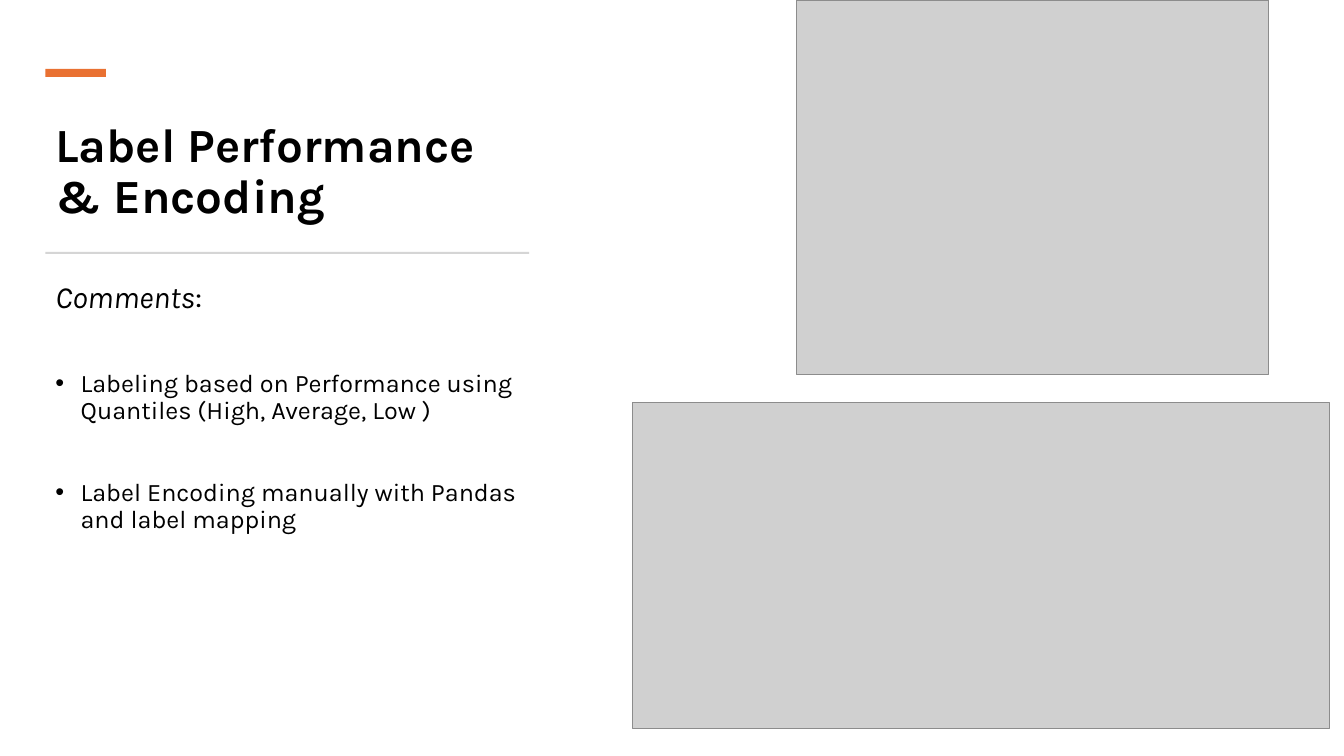
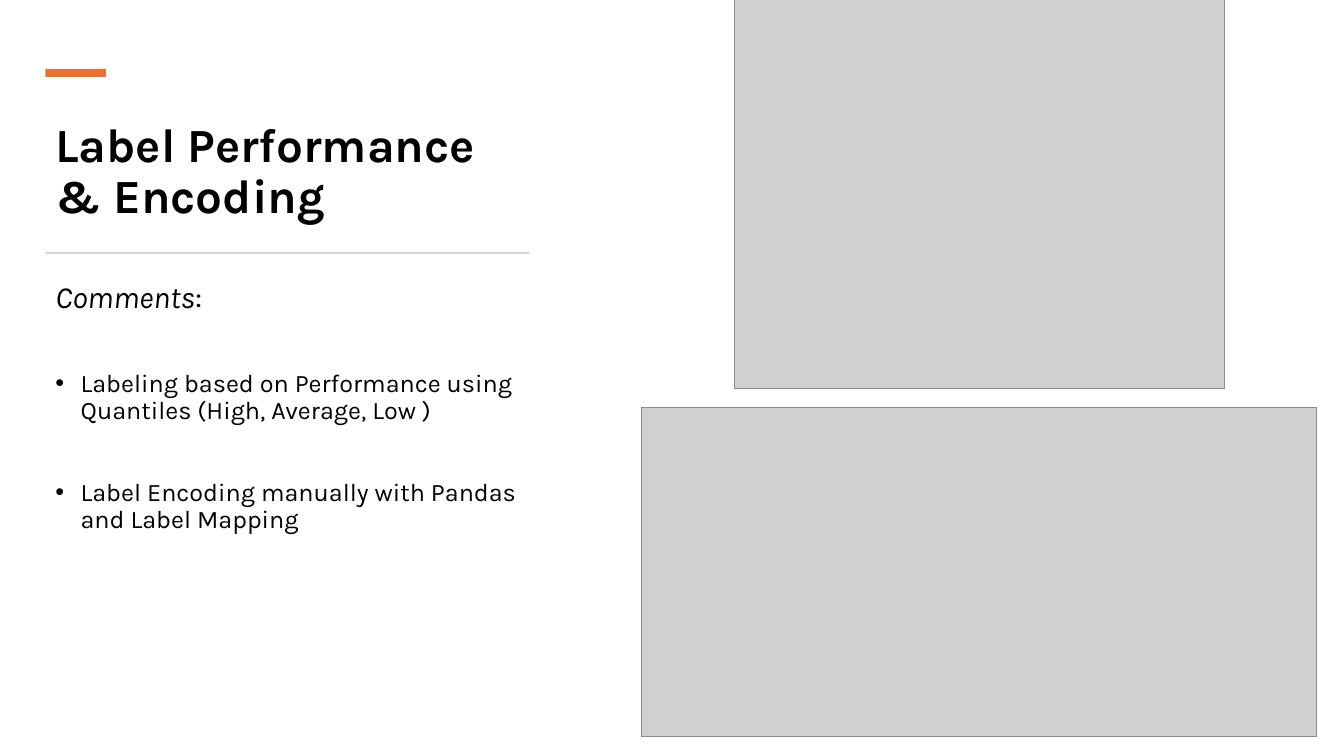
Before and after one commit to Konstant-gk/Chinook_Project, a slide deck: slide 11 of Chinook_Presentation/Project_Future_Chinook_Presentation.pptx. Drawn at 1344x756 pixels with LibreOffice and Linux fonts; fonts in the diff are those of the drawing; grey boxes stand for pictures. Boxes give left, top, right and bottom in pixels: in the first picture for what was removed or moved away, otherwise in the second. Text is boxed around its words. In the diff, an @@ line names an element or a change of style, - is before the commit and + after.

```diff
--- a/Chinook_Presentation/Project_Future_Chinook_Presentation.pptx
+++ b/Chinook_Presentation/Project_Future_Chinook_Presentation.pptx
@@ picture: place and size @@
-picture at <box>797,0,1269,375</box>
+picture at <box>734,0,1224,388</box>
@@ picture: place and size @@
-picture at <box>633,402,1330,729</box>
+picture at <box>642,408,1317,737</box>
@@ text at <box>81,483,516,534</box>: text changed @@
-• Label Encoding manually with Pandas and label mapping
+• Label Encoding manually with Pandas and Label Mapping
```
Also in this commit, not shown: 13 other slides changed.
